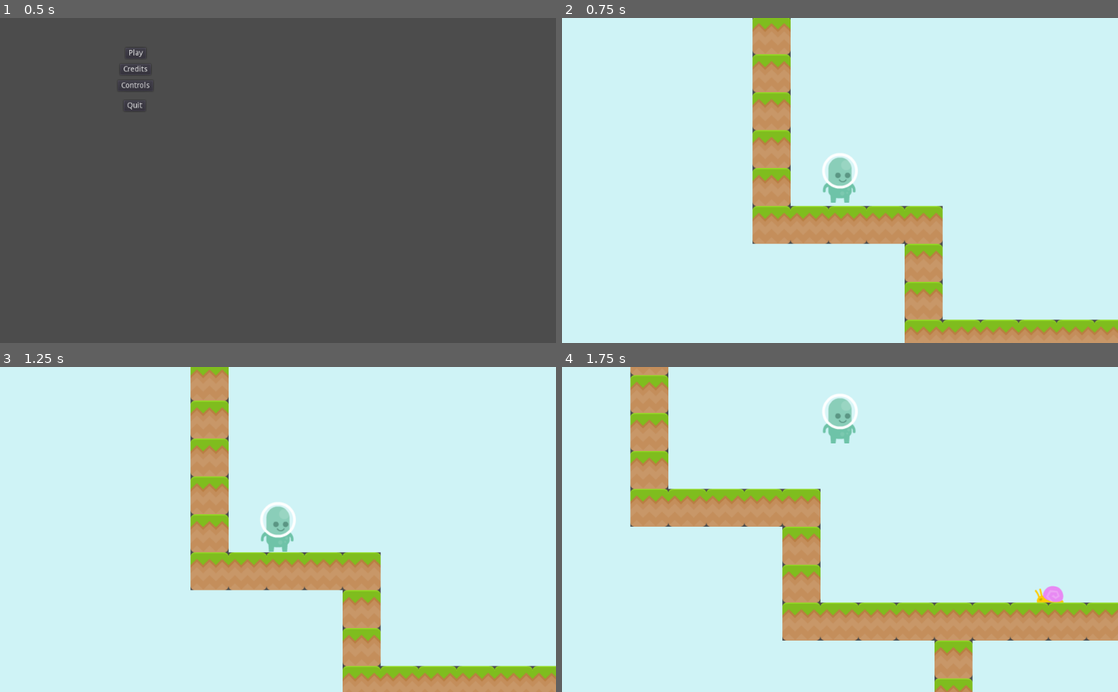
Above: before the commit, frames 1-4 (two rows, left to right).
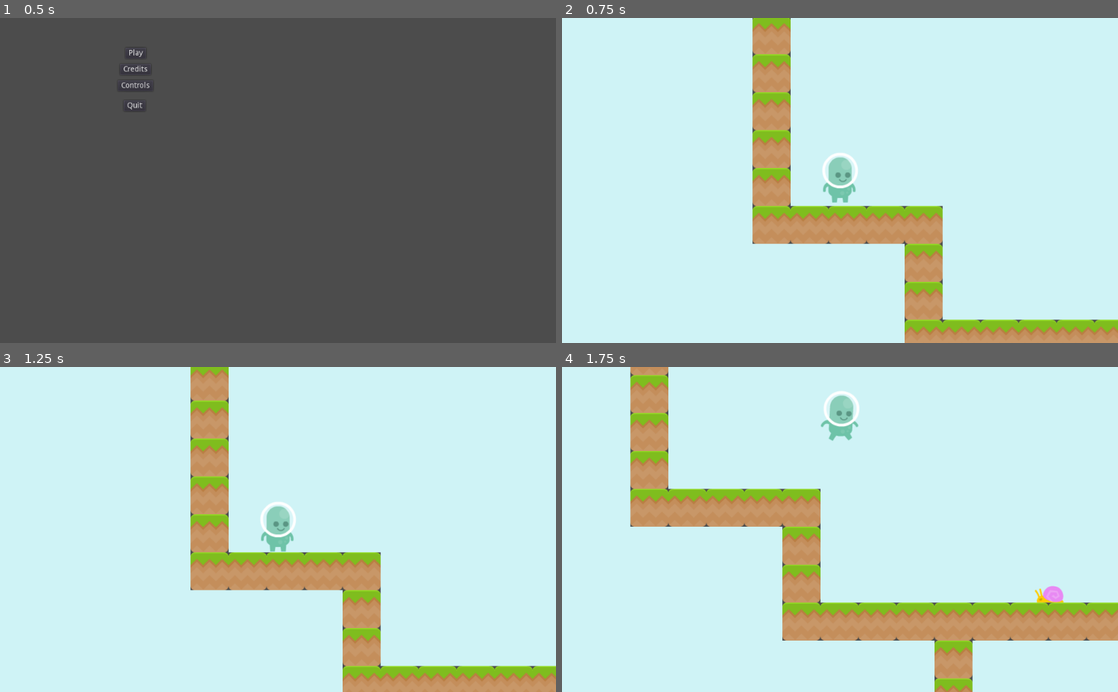
Above: after the commit, the same moments.

Repository: SeanKuehl/Simple-Platformer
Game: Godot game, scene res://MainMenuFolder/MainMenu.tscn
The game is run twice, just before and just after one commit, with the same random seed, the same clock (stepped at 60 frames per second) and the same inputs.
Inputs:
- Up to frame 1 (0.5 s): no input
- Up to frame 2 (0.75 s): click "Play" at 0.5 s
- Up to frame 3 (1.25 s): no input
- Up to frame 4 (1.75 s): tap Enter at 1.25 s; hold D (RIGHT) from 1.28 s (still down); hold Down (CAM_DOWN) from 1.28 s (still down); tap W (JUMP) at 1.52 s

Frame 1 is identical in both runs. In frame 2, less than 0.1% of the frame differs, in the area x 47-53%, y 42-57%; in frame 3, less than 0.1%; in frame 4, 0.4%, in the area x 46-54%, y 7-24%.

Commit message:
added animation to the player

Diff:
--- a/Player/Player.gd
+++ b/Player/Player.gd
@@ -17,10 +17,16 @@
 	velocity.x = 0
 	if Input.is_action_pressed("RIGHT"):
 		$Sprite/p1_walk08.set_flip_h(false)
+		$AnimationPlayer.play("Walk Left")
+
 		velocity.x += speed
 	if Input.is_action_pressed("LEFT"):
 		$Sprite/p1_walk08.set_flip_h(true)
+		$AnimationPlayer.play("Walk Left")
 		velocity.x -= speed
+	#when we're not moving show, don't play the animation
+	if velocity.x == 0:
+		$AnimationPlayer.play("Idle")
 
 	#use CAM_UP, CAM_DOWN, CAM_LEFT, and CAM_RIGHT to "look" or move the camera
 	#$Camera2D.position -= transform.x * 10
--- a/Player/Player.tscn
+++ b/Player/Player.tscn
@@ -1,13 +1,52 @@
-[gd_scene load_steps=5 format=2]
+[gd_scene load_steps=16 format=2]
 
 [ext_resource path="res://Player/Player.gd" type="Script" id=1]
 [ext_resource path="res://Assets/Player/p1_walk08.png" type="Texture" id=2]
+[ext_resource path="res://Assets/Player/p1_walk01.png" type="Texture" id=3]
+[ext_resource path="res://Assets/Player/p1_walk02.png" type="Texture" id=4]
+[ext_resource path="res://Assets/Player/p1_walk05.png" type="Texture" id=5]
+[ext_resource path="res://Assets/Player/p1_walk11.png" type="Texture" id=6]
+[ext_resource path="res://Assets/Player/p1_walk07.png" type="Texture" id=7]
+[ext_resource path="res://Assets/Player/p1_walk04.png" type="Texture" id=8]
+[ext_resource path="res://Assets/Player/p1_walk06.png" type="Texture" id=9]
+[ext_resource path="res://Assets/Player/p1_walk10.png" type="Texture" id=10]
+[ext_resource path="res://Assets/Player/p1_walk09.png" type="Texture" id=11]
+[ext_resource path="res://Assets/Player/p1_walk03.png" type="Texture" id=12]
 
 [sub_resource type="RectangleShape2D" id=1]
 extents = Vector2( 33.5344, 47.5331 )
 
+[sub_resource type="Animation" id=3]
+resource_name = "Idle"
+length = 0.1
+tracks/0/type = "value"
+tracks/0/path = NodePath("Sprite/p1_walk08:texture")
+tracks/0/interp = 1
+tracks/0/loop_wrap = true
+tracks/0/imported = false
+tracks/0/enabled = true
+tracks/0/keys = {
+"times": PoolRealArray( 0 ),
+"transitions": PoolRealArray( 1 ),
+"update": 1,
+"values": [ ExtResource( 10 ) ]
+}
+
 [sub_resource type="Animation" id=2]
 resource_name = "Walk Left"
+length = 2.0
+tracks/0/type = "value"
+tracks/0/path = NodePath("Sprite/p1_walk08:texture")
+tracks/0/interp = 1
+tracks/0/loop_wrap = true
+tracks/0/imported = false
+tracks/0/enabled = true
+tracks/0/keys = {
+"times": PoolRealArray( 0, 0.2, 0.4, 0.6, 0.8, 1, 1.2, 1.4, 1.6, 1.8, 2 ),
+"transitions": PoolRealArray( 1, 1, 1, 1, 1, 1, 1, 1, 1, 1, 1 ),
+"update": 1,
+"values": [ ExtResource( 3 ), ExtResource( 4 ), ExtResource( 12 ), ExtResource( 8 ), ExtResource( 5 ), ExtResource( 9 ), ExtResource( 7 ), ExtResource( 2 ), ExtResource( 11 ), ExtResource( 10 ), ExtResource( 6 ) ]
+}
 
 [node name="Player" type="KinematicBody2D" groups=[
 "Player",
@@ -22,7 +61,7 @@
 
 [node name="p1_walk08" type="Sprite" parent="Sprite"]
 position = Vector2( -0.25, -5.25 )
-texture = ExtResource( 2 )
+texture = ExtResource( 10 )
 
 [node name="Camera2D" type="Camera2D" parent="."]
 position = Vector2( 0, 2 )
@@ -35,4 +74,5 @@
 shape = SubResource( 1 )
 
 [node name="AnimationPlayer" type="AnimationPlayer" parent="."]
+anims/Idle = SubResource( 3 )
 "anims/Walk Left" = SubResource( 2 )
